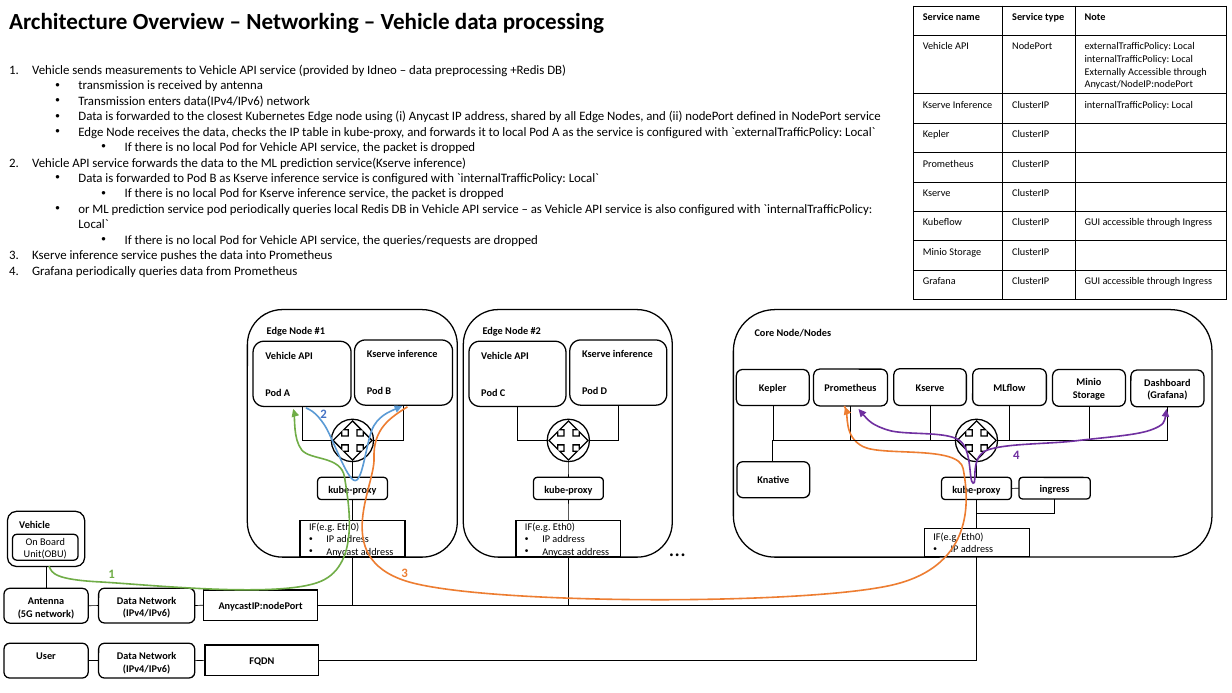
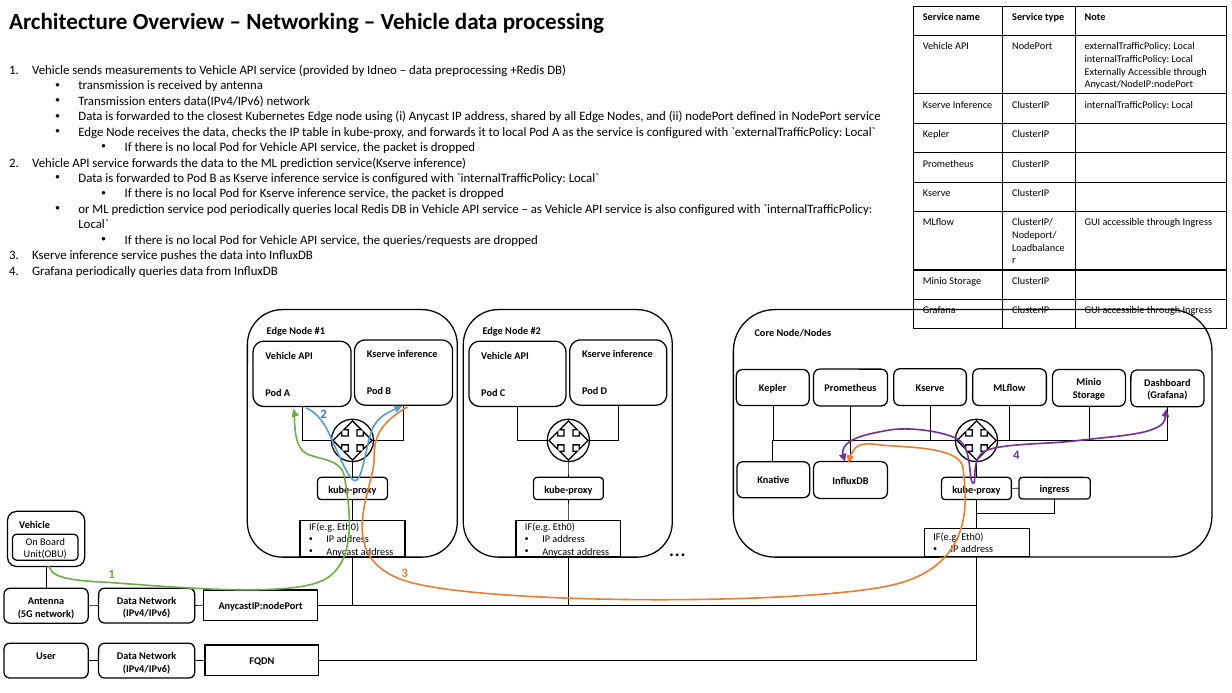
Before and after one commit to 5uperpalo/success6g-edge, a slide deck: slide 5 of img/success6g_edge_architecture.pptx. Drawn at 1232x693 pixels with LibreOffice and Linux fonts; fonts in the diff are those of the drawing. Boxes give left, top, right and bottom in pixels: in the first picture for what was removed or moved away, otherwise in the second. Text is boxed around its words. In the diff, an @@ line names an element or a change of style, - is before the commit and + after.

```diff
--- a/img/success6g_edge_architecture.pptx
+++ b/img/success6g_edge_architecture.pptx
@@ table at [914, 6, 1227, 321] @@
-row 7, column 1: Kubeflow
+row 7, column 1: MLflow
-row 7, column 2: ClusterIP
+row 7, column 2: ClusterIP/Nodeport/Loadbalancer
@@ text at [32, 250, 313, 277]: text changed @@
-3. Kserve inference service pushes the data into Prometheus
-4. Grafana periodically queries data from Prometheus
+3. Kserve inference service pushes the data into InfluxDB
+4. Grafana periodically queries data from InfluxDB
@@ freeform shape at [362, 407, 966, 600]: outline redrawn @@
@@ freeform shape: place and size @@
-freeform shape at [859, 409, 1166, 483]
+freeform shape at [843, 409, 1166, 483]
@@ elbow line added from (956, 441) to (851, 462), #000000 0.5 pt @@
@@ rounded rectangle added at [814, 462, 888, 499], outline #000000 1 pt, 8 pt, text #000000, bold @@
+InfluxDB
```
Also in this commit, not shown: 9 other slides changed, 2 slides added, 3 slides removed, 17 other files.
